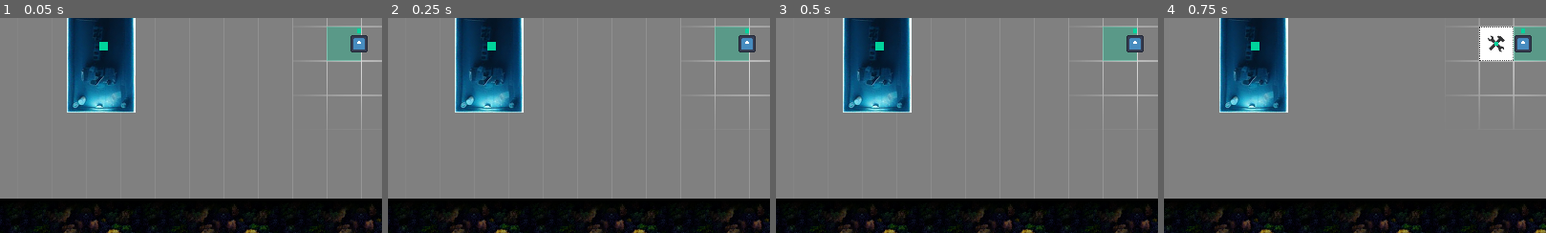
Above: before the commit, frames 1-4 (left to right).
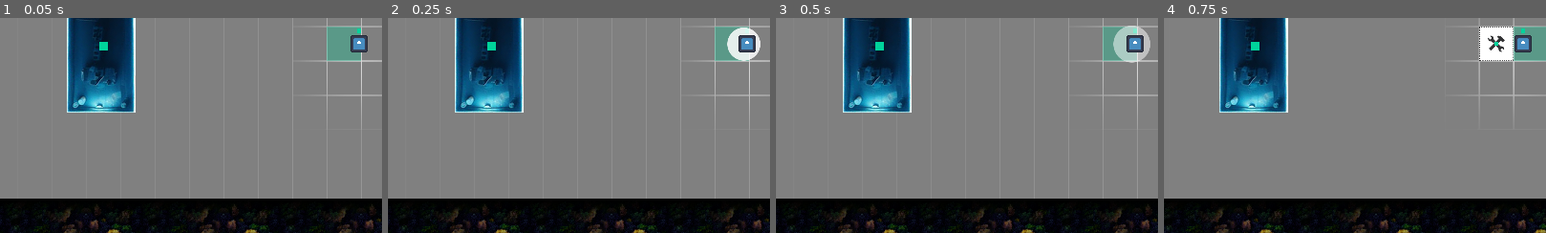
Above: after the commit, the same moments.

Repository: Slushie-Defense/Slushie
Game: Godot game, scene res://Levels/Level1.tscn
Same seed, same stepped clock (60 frames per second), same inputs: the game is played once before the commit and once after it. The engine's default icon, where the game draws it, is replaced by a stand-in: a white triangle on a blue panel in a dark square. Sound files missing from this copy of the repository are replaced by a short silence.
Inputs:
- Up to frame 1 (0.05 s): no input
- Up to frame 2 (0.25 s): no input
- Up to frame 3 (0.5 s): no input
- Up to frame 4 (0.75 s): tap Enter (ui_accept) at 0.5 s; hold Right (ui_right) from 0.53 s (still down)
The pictures show only the part of the screen within x 3-53%, y 44-94%; the shares and areas given below are measured in that part.

Frame 1 is identical in both runs. In frame 2, 0.7% of the frame differs, in the area x 88-98%, y 4-20%; in frame 3, 0.9%, in the area x 88-98%, y 3-21%; in frame 4, nothing differs.

Commit message:
Explosion AOE working on

Diff:
--- /dev/null
+++ b/AOEDamage.gd
@@ -0,0 +1,27 @@
+extends Node2D
+
+@onready var explosion_sprite : Sprite2D = $Sprite2D
+@onready var collision_detection : Area2D = $Area2D
+@onready var collsion_shape : CollisionShape2D = $Area2D/CollisionShape2D
+@onready var damage_delay_timer : Timer
+
+var damage_fallout_curve : Curve = load("res://Entities/Explosion/DamageFallout.tres")
+var explosion_radius : float = 64.0
+
+var nodes_in_area_list : Array = []
+var damage_at_center : float = 50
+
+func _on_area_2d_body_entered(body):
+	nodes_in_area_list.push_back(body)
+
+func _on_timer_timeout():
+	print(nodes_in_area_list)
+	# Chase nodes
+	if nodes_in_area_list.size() > 0:
+		# Chase the nearest node
+		for child in nodes_in_area_list:
+			if child.has_method("attack"):
+				var distance_from_center : float = global_position.distance_to(child.global_position)
+				var attack = Attack.new()
+				attack.damage = damage_at_center * damage_fallout_curve.sample(distance_from_center / explosion_radius)
+				child.attack(attack)
--- a/Entities/Enemy/Enemy.gd
+++ b/Entities/Enemy/Enemy.gd
@@ -24,7 +24,7 @@
 @onready var attack_range_raycast : RayCast2D = $AttackRangeRayCast
 @onready var attack_timer : Timer = $AttackDelayTimer
 var attack_speed : float = 1.0 # In seconds
-var attack_range : float = 96.0 # In pixels
+var attack_range : float = 64.0 # In pixels
 var attack_damage : float = 100.0
 
 # Initialize
--- /dev/null
+++ b/Entities/Explosion/DamageFallout.tres
@@ -0,0 +1,5 @@
+[gd_resource type="Curve" format=3 uid="uid://b7fm1h5u73xmw"]
+
+[resource]
+_data = [Vector2(0, 1), 0.0, 0.0, 0, 0, Vector2(1, 0.221053), -1.97712, 0.0, 0, 0]
+point_count = 2
--- /dev/null
+++ b/Entities/Explosion/ExplosionAOE.tscn
@@ -0,0 +1,93 @@
+[gd_scene load_steps=7 format=3 uid="uid://cvd6ncbpwvyh4"]
+
+[ext_resource type="Script" path="res://AOEDamage.gd" id="1_s4qyr"]
+[ext_resource type="Texture2D" uid="uid://6ltlajpoas2x" path="res://Sprites/Circles/128x128Circle.png" id="2_nrqih"]
+
+[sub_resource type="Animation" id="Animation_q58wr"]
+resource_name = "Explosion"
+tracks/0/type = "value"
+tracks/0/imported = false
+tracks/0/enabled = true
+tracks/0/path = NodePath("Sprite2D:scale")
+tracks/0/interp = 2
+tracks/0/loop_wrap = true
+tracks/0/keys = {
+"times": PackedFloat32Array(0, 0.3, 1),
+"transitions": PackedFloat32Array(1, 1, 1),
+"update": 0,
+"values": [Vector2(0.1, 0.1), Vector2(1.1, 1.1), Vector2(1e-05, 1e-05)]
+}
+tracks/1/type = "value"
+tracks/1/imported = false
+tracks/1/enabled = true
+tracks/1/path = NodePath("Sprite2D:self_modulate")
+tracks/1/interp = 1
+tracks/1/loop_wrap = true
+tracks/1/keys = {
+"times": PackedFloat32Array(0, 0.3, 0.7),
+"transitions": PackedFloat32Array(1, 1, 1),
+"update": 0,
+"values": [Color(1, 1, 1, 0.0431373), Color(1, 1, 1, 1), Color(1, 1, 1, 0)]
+}
+
+[sub_resource type="Animation" id="Animation_m33g3"]
+length = 0.001
+tracks/0/type = "value"
+tracks/0/imported = false
+tracks/0/enabled = true
+tracks/0/path = NodePath("Sprite2D:scale")
+tracks/0/interp = 1
+tracks/0/loop_wrap = true
+tracks/0/keys = {
+"times": PackedFloat32Array(0),
+"transitions": PackedFloat32Array(1),
+"update": 0,
+"values": [Vector2(1, 1)]
+}
+tracks/1/type = "value"
+tracks/1/imported = false
+tracks/1/enabled = true
+tracks/1/path = NodePath("Sprite2D:self_modulate")
+tracks/1/interp = 1
+tracks/1/loop_wrap = true
+tracks/1/keys = {
+"times": PackedFloat32Array(0),
+"transitions": PackedFloat32Array(1),
+"update": 0,
+"values": [Color(1, 1, 1, 0)]
+}
+
+[sub_resource type="AnimationLibrary" id="AnimationLibrary_hdx30"]
+_data = {
+"Explosion": SubResource("Animation_q58wr"),
+"RESET": SubResource("Animation_m33g3")
+}
+
+[sub_resource type="CircleShape2D" id="CircleShape2D_gxwfd"]
+radius = 64.0
+
+[node name="ExplosionAOE" type="Node2D"]
+script = ExtResource("1_s4qyr")
+
+[node name="Sprite2D" type="Sprite2D" parent="."]
+self_modulate = Color(1, 1, 1, 0)
+texture = ExtResource("2_nrqih")
+
+[node name="AnimationPlayer" type="AnimationPlayer" parent="."]
+autoplay = "Explosion"
+libraries = {
+"": SubResource("AnimationLibrary_hdx30")
+}
+
+[node name="Area2D" type="Area2D" parent="."]
+
+[node name="CollisionShape2D" type="CollisionShape2D" parent="Area2D"]
+shape = SubResource("CircleShape2D_gxwfd")
+
+[node name="Timer" type="Timer" parent="."]
+wait_time = 0.15
+one_shot = true
+autostart = true
+
+[connection signal="body_entered" from="Area2D" to="." method="_on_area_2d_body_entered"]
+[connection signal="timeout" from="Timer" to="." method="_on_timer_timeout"]
--- a/Entities/GasStation/GasStation.gd
+++ b/Entities/GasStation/GasStation.gd
@@ -14,4 +14,5 @@
 
 func _event_health_is_zero():
 	print("Gas station died!")
+	Main.emit_signal("signal_wave_event", "Gas Station Destroyed!")
 	call_deferred("queue_free")
--- a/Levels/Level1.tscn
+++ b/Levels/Level1.tscn
@@ -10,6 +10,7 @@
 [ext_resource type="PackedScene" uid="uid://ceyqusnxxk6xr" path="res://Entities/Coin/Coin.tscn" id="8_dinf3"]
 [ext_resource type="Script" path="res://Entities/Managers/WaveManager/EnemySpawnInfo.gd" id="8_qjyoi"]
 [ext_resource type="Script" path="res://Entities/Managers/WaveManager/Wave.gd" id="9_cbk5y"]
+[ext_resource type="PackedScene" uid="uid://cvd6ncbpwvyh4" path="res://Entities/Explosion/ExplosionAOE.tscn" id="11_nnng1"]
 
 [sub_resource type="Resource" id="Resource_3kl6t"]
 script = ExtResource("8_qjyoi")
@@ -161,6 +162,9 @@
 [node name="Coin3" parent="." instance=ExtResource("8_dinf3")]
 position = Vector2(1984, 384)
 
+[node name="ExplosionAOE" parent="." instance=ExtResource("11_nnng1")]
+position = Vector2(1388, 577)
+
 [editable path="GroundTexture"]
 [editable path="TreesTexture2"]
 [editable path="TreesTexture3"]
--- a/UserInterface/Wave/WaveCount.tscn
+++ b/UserInterface/Wave/WaveCount.tscn
@@ -8,6 +8,21 @@
 corner_radius_top_right = 32
 corner_radius_bottom_right = 32
 corner_radius_bottom_left = 32
+
+[sub_resource type="Animation" id="Animation_0004s"]
+length = 0.001
+tracks/0/type = "value"
+tracks/0/imported = false
+tracks/0/enabled = true
+tracks/0/path = NodePath(".:modulate")
+tracks/0/interp = 1
+tracks/0/loop_wrap = true
+tracks/0/keys = {
+"times": PackedFloat32Array(0),
+"transitions": PackedFloat32Array(1),
+"update": 0,
+"values": [Color(1, 1, 1, 1)]
+}
 
 [sub_resource type="Animation" id="Animation_obn42"]
 resource_name = "ShowWaveUI"
@@ -23,21 +38,6 @@
 "transitions": PackedFloat32Array(1, 1, 1, 1),
 "update": 0,
 "values": [Color(1, 1, 1, 0), Color(1, 1, 1, 1), Color(1, 1, 1, 1), Color(1, 1, 1, 0)]
-}
-
-[sub_resource type="Animation" id="Animation_0004s"]
-length = 0.001
-tracks/0/type = "value"
-tracks/0/imported = false
-tracks/0/enabled = true
-tracks/0/path = NodePath(".:modulate")
-tracks/0/interp = 1
-tracks/0/loop_wrap = true
-tracks/0/keys = {
-"times": PackedFloat32Array(0),
-"transitions": PackedFloat32Array(1),
-"update": 0,
-"values": [Color(1, 1, 1, 1)]
 }
 
 [sub_resource type="AnimationLibrary" id="AnimationLibrary_w7apv"]
Not shown: 1 places in Levels/Level1.tscn that only renumber resources
Binary file added: Sprites/Circles/128x128Circle.png
Not shown, added: Sprites/Circles/128x128Circle.png.import
